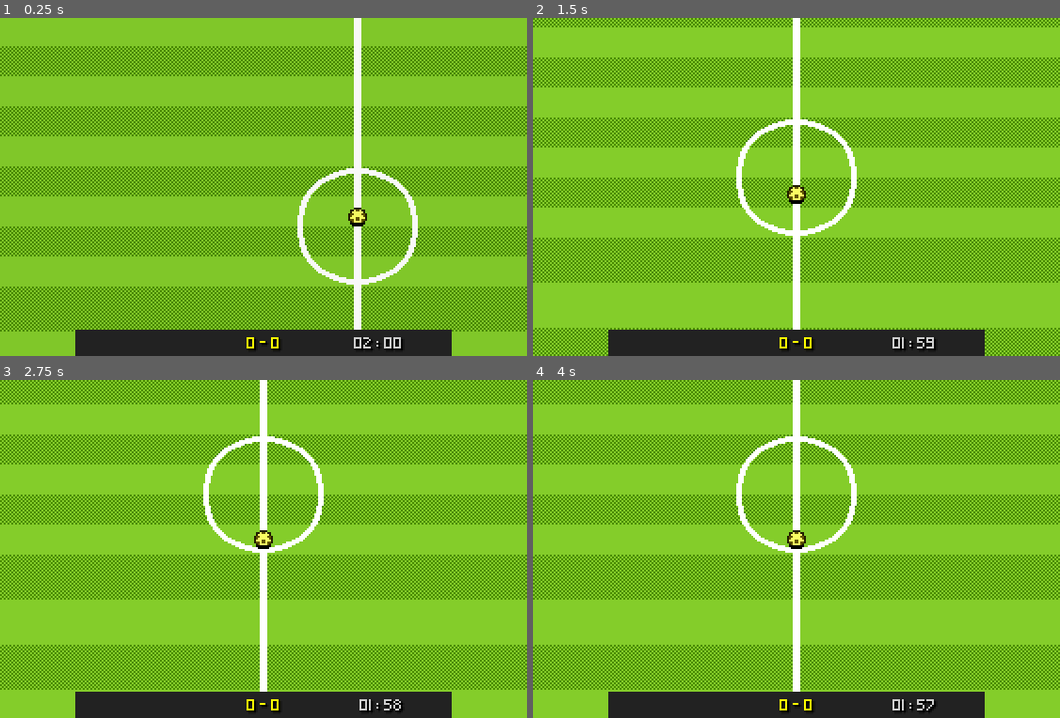
Above: before the commit, frames 1-4 (two rows, left to right).
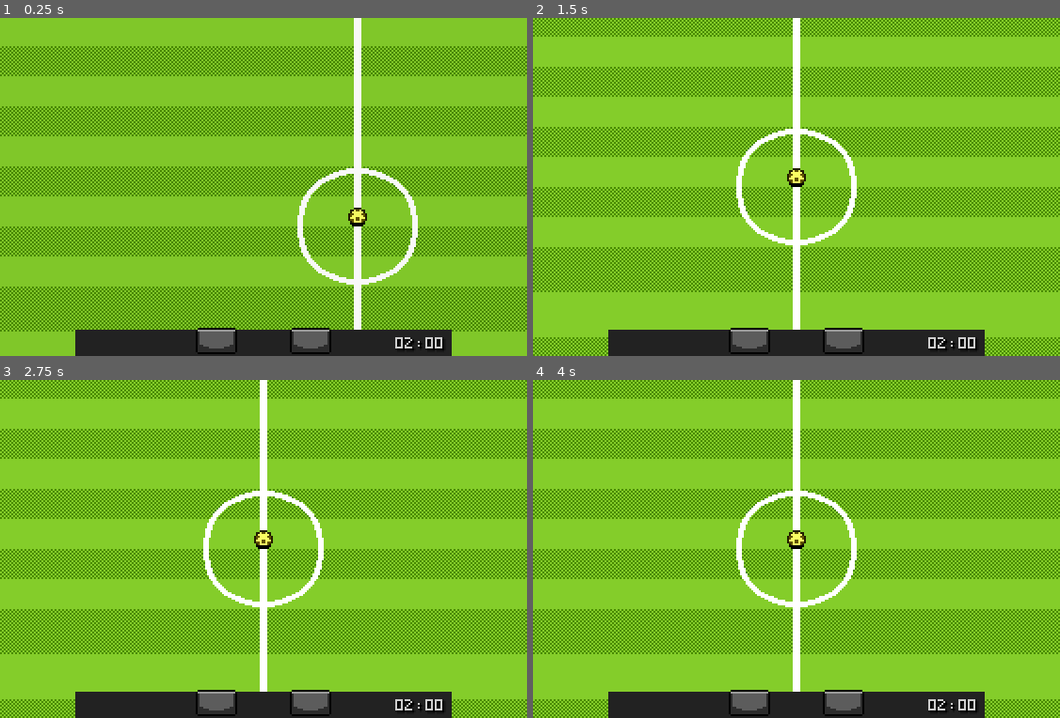
Above: after the commit, the same moments.

Repository: zcmoo/arcade-football-by-godot
Game: Godot game, scene res://Scences/world.tscn
Two runs of this game, one before a commit and one after it. Both use one fixed random seed, a clock stepped at 60 frames per second and the inputs below. This scene is started directly instead of the project's main scene.
Inputs:
- Up to frame 1 (0.25 s): no input
- Up to frame 2 (1.5 s): tap Enter (确定) at 0.5 s; hold Right (p1_right) 0.53-1.28 s; hold Shift (camera_scale) 0.53-1.28 s; tap Space at 1.25 s; hold Down (p1_down) from 1.28 s (still down); tap [ (p1_pass) at 1.35 s
- Up to frame 3 (2.75 s): release Down (p1_down) at 2.03 s; hold Right (p1_right) from 2.03 s (still down); tap ] (p1_shoot) at 2.1 s
- Up to frame 4 (4 s): tap Enter (确定) at 2.75 s; release Right (p1_right) at 2.78 s; hold Up (p1_up) 2.78-3.53 s; tap S (p2_down) at 2.85 s; hold Left (p1_left) from 3.53 s (still down); tap A (p2_left) at 3.6 s

The runs differ from the first frame. In frame 1, 1.4% of the frame differs, in the area x 37-85%, y 91-100%; in frame 2, 48%; in frame 3, 51%; in frame 4, 51%, in the area x 0-100%, y 0-100%.
Error before the commit: Out of bounds get index '3' (on base: 'Array[Node]') (res://Scences/actors_container.gd:28)
Error after the commit: Invalid access to property or key 'country_home' on a base object of type 'Nil'. (res://Scences/actors_container.gd:22)

Commit message:
added some ui_screen

Diff:
--- a/Scences/GamerManager/GameState/game_state_kickoff.gd
+++ b/Scences/GamerManager/GameState/game_state_kickoff.gd
@@ -6,7 +6,7 @@
 func _enter_tree() -> void:
 	var country_starting = state_data.country_scored_on
 	if country_starting.is_empty():
-		country_starting = manager.contries[0]
+		country_starting = manager.current_match.country_home
 	if country_starting == manager.player_setup[0]:
 		valid_control_schemes.append(Player.ControlScheme.P1)
 	if country_starting == manager.player_setup[1]:
--- a/Scences/GamerManager/game_manager.gd
+++ b/Scences/GamerManager/game_manager.gd
@@ -3,9 +3,8 @@
 const DRATION_GAME_SEC = 2 * 60
 const DURATION_IMPACT_PAUSE = 100
 var time_left = 0.0
-var contries: Array[String] = ["", ""]
+var current_match: Match = null
 var player_setup: Array[String] = ["", ""]
-var socre: Array[int] = [0, 0]
 var state_factory = GameStateFactory.new()
 var current_state: GameState = null
 var time_since_pause = Time.get_ticks_msec()
@@ -40,16 +39,12 @@
 func is_single_player() -> bool:
 	return player_setup[1].is_empty()
 
-func is_game_tied() -> bool:
-	return socre[0] == socre[1]
-
 func get_winner_country() -> String:
-	assert(not is_game_tied())
-	return contries[0] if socre[0] > socre[1] else contries[1]
+	assert(not current_match.is_tied())
+	return current_match.winner
 
 func increase_score(country_scored_on: String) -> void:
-	var index_contry_scring = 1 if country_scored_on == contries[0] else 0
-	socre[index_contry_scring] += 1
+	current_match.increase_score(country_scored_on)
 	GameEvents.score_changed.emit()
 
 func on_impact_received(_impact_position: Vector2, is_high_impact: bool) -> void:
--- /dev/null
+++ b/Scences/UI/match.gd
@@ -0,0 +1,26 @@
+class_name Match
+var country_home: String
+var country_away: String
+var goals_home: int
+var goals_away: int
+var final_score: String
+var winner: String
+
+
+func _init(team_home: String, team_away: String) -> void:
+	country_home = team_home
+	country_away = team_away
+
+func is_tied() -> bool:
+	return goals_away == goals_home
+
+func increase_score(country_scored_on: String) -> void:
+	if country_scored_on == country_home:
+		goals_away += 1
+	else:
+		goals_home += 1
+	update_match_info()
+
+func update_match_info() -> void:
+	winner = country_home if goals_home > goals_away else country_away
+	final_score = "%d - %d" % [max(goals_home, goals_away), min(goals_home, goals_away)]
--- a/Scences/UI/team_selection_screen.gd
+++ b/Scences/UI/team_selection_screen.gd
@@ -73,5 +73,5 @@
 	var country_p1 = GameManager.player_setup[0]
 	var country_p2 = GameManager.player_setup[1]
 	if not country_p2.is_empty() and country_p1 != country_p2:
-		GameManager.contries = [country_p2, country_p1]
+		GameManager.current_match = Match.new(country_p2, country_p1)
 		transition_screen(SoccerGame.SceenType.IN_GAME)
--- a/Scences/UI/ui.gd
+++ b/Scences/UI/ui.gd
@@ -25,11 +25,12 @@
 	update_clock()
 
 func update_score() -> void:
-	score_lable.text = SocreHelper.get_score_text(GameManager.socre)
+	score_lable.text = SocreHelper.get_score_text(GameManager.current_match)
 
 func update_flag() -> void:
 	for i in flag_texture.size():
-		flag_texture[i].texture = FlagHeleper.get_texture(GameManager.contries[i])
+		var countries = [GameManager.current_match.country_home, GameManager.current_match.country_away]
+		flag_texture[i].texture = FlagHeleper.get_texture(countries[i])
 
 func update_clock() -> void:
 	if GameManager.time_left < 0:
@@ -46,7 +47,7 @@
 func on_score_changed() -> void:
 	if GameManager.time_left > 0:
 		goal_score_lable.text = "%s SCORED!" % [last_ball_carried]
-		score_info_lable.text = SocreHelper.get_current_info(GameManager.contries, GameManager.socre)
+		score_info_lable.text = SocreHelper.get_current_info(GameManager.current_match)
 		animation_player.play("goal_appear")
 	update_score()
 
@@ -54,5 +55,5 @@
 	animation_player.play("goal_hide")
 
 func on_game_over(_country_winner: String) -> void:
-	score_info_lable.text = SocreHelper.get_finnal_score_info(GameManager.contries, GameManager.socre)
+	score_info_lable.text = SocreHelper.get_finnal_score_info(GameManager.current_match)
 	animation_player.play("gameover")
--- a/Scences/actors_container.gd
+++ b/Scences/actors_container.gd
@@ -19,12 +19,12 @@
 	GameEvents.impact_receive.connect(on_impact_receive.bind())
 
 func _ready() -> void:
-	squad_home = sqawn_players(GameManager.contries[0], goal_home)
-	goal_home.initialize(GameManager.contries[0])
+	squad_home = sqawn_players(GameManager.current_match.country_home, goal_home)
+	goal_home.initialize(GameManager.current_match.country_home)
 	sqawns.scale.x = -1
 	kickoffs.scale.x = -1
-	squad_away = sqawn_players(GameManager.contries[1], goal_away)
-	goal_away.initialize(GameManager.contries[1])
+	squad_away = sqawn_players(GameManager.current_match.country_away, goal_away)
+	goal_away.initialize(GameManager.current_match.country_away)
 	var player1 : Player = get_children().filter(func(p): return p is Player)[3]
 	setup_control_schemes()
 
--- a/Scences/characters/player.gd
+++ b/Scences/characters/player.gd
@@ -30,7 +30,7 @@
 @onready var GoalierHands: CollisionShape2D = %GoalierHands
 @onready var run_particle: GPUParticles2D = %RunParticles
 @onready var root_particle: Node2D = %RootParticles
-@onready var actors_container: Node2D = $ActorsContainer
+@onready var actors_container: Node2D = %ActorsContainer
 var country = ""
 var current_state : PlayerState = null
 var state_factory := PlayerStateFactory.new()
@@ -59,7 +59,7 @@
 	GameEvents.game_over.connect(on_game_over.bind())
 	GameEvents.team_scored.connect(on_team_scored.bind())
 	spawn_position = position
-	var initial_position = kickoff_position if country == GameManager.contries[0] else spawn_position
+	var initial_position = kickoff_position if country == GameManager.current_match.country_home else spawn_position
 	switch_state(State.RESET, PlayerStateData.build().set_reset_position(initial_position))
 
 func _process(delta: float) -> void:
--- a/Scences/world.tscn
+++ b/Scences/world.tscn
@@ -48,6 +48,7 @@
 centered = false
 
 [node name="ActorsContainer" type="Node2D" parent="." node_paths=PackedStringArray("ball", "goal_home", "goal_away")]
+unique_name_in_owner = true
 y_sort_enabled = true
 script = ExtResource("5_npiv4")
 ball = NodePath("Ball")
--- a/utils/score_helper.gd
+++ b/utils/score_helper.gd
@@ -1,19 +1,14 @@
 class_name SocreHelper
 
 
-static func get_score_text(score: Array[int]) -> String:
-	return "%d - %d" % [score[0], score[1]]
+static func get_score_text(current_match: Match) -> String:
+	return "%d - %d" % [current_match.goals_home, current_match.goals_away]
 
-static func get_current_info(countries: Array[String], score: Array[int]) -> String:
-	if score[0] == score[1]:
-		return "TEAM ARE TIDE %d - %d" % [score[0], score[1]]
-	elif score[0] > score[1]:
-		return "%s LEADS %d - %d" % [countries[0], score[0], score[1]]
+static func get_current_info(current_match: Match) -> String:
+	if current_match.is_tied():
+		return "TEAM ARE TIDE %d - %d" % [current_match.goals_home, current_match.goals_away]
 	else:
-		return "%s LEADS %d - %d" % [countries[1], score[1], score[0]]
+		return "%s LEADS %s" % [current_match.winner, current_match.final_score]
 
-static func get_finnal_score_info(countries: Array[String], score: Array[int]) -> String:
-	if score[0] > score[1]:
-		return "%s WINS %d - %d" % [countries[0], score[0], score[1]]
-	else:
-		return "%s WINS %d - %d" % [countries[1], score[1], score[0]]
+static func get_finnal_score_info(current_match: Match) -> String:
+	return "%s WINS %s" % [current_match.winner, current_match.final_score]
Not shown, added: Scences/UI/match.gd.uid
